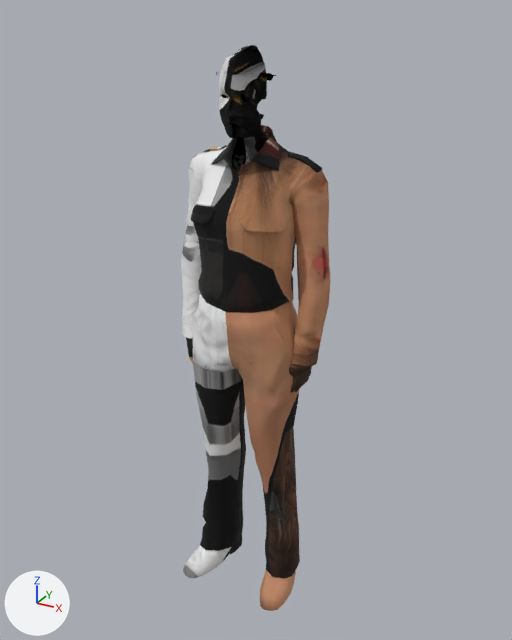
The glTF model public/models/people/pilot-f01.glb as it was, and as the next commit left it.
Before and after are seen from a 50 mm camera at (0.974, -1.735, 0.825) aimed at (0.006, 0.025, -0.055). Lighting does not change. The marker at lower left points along +X, +Y and +Z. The first picture is the older version. Objects named as collision shapes, trigger or cutter boxes, shadow casters or lower levels of detail are left out. Vertices at exactly the same position are counted once.

In view in the first picture: 'lod0'.
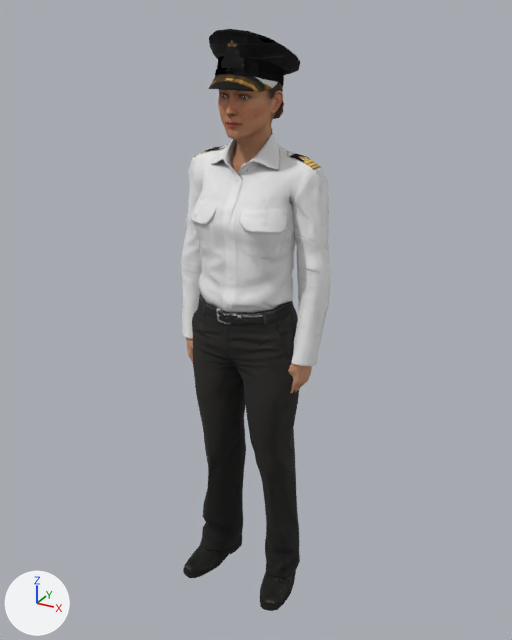
The newer file is also turned or shifted as a whole; pictures and numbers use the older file's frame.

Pixel boxes [x1, y1, x2, y2] of what changed, in the pictures (512 x 640 px):
'lod0', reshaped: before [181, 45, 330, 611]; after [181, 29, 330, 611]
part 1 of me_lod0, built on: before [182, 65, 299, 392]; after [182, 40, 330, 393]
part 2 of me_lod0, reshaped: after [183, 538, 299, 611]
part 3 of me_lod0, added: after [203, 430, 297, 530]
part 4 of me_lod0, surface changed: before [181, 45, 330, 604]; after [181, 29, 330, 604]

The change, as a list of edits to the scene's bpy script:
```text
Change me_lod0:
    used by ob_lod0; location = (0.0, 0.0, 0.0)
    remove me_lod0.from_pydata(...)  # 2527 vertices, 4997 faces; spans x -0.25..0.25, y -0.18..0.16, z -1.0..0.78
    add me_lod0.from_pydata(...)  # 4043 vertices, 8000 faces; spans x -0.25..0.25, y -0.18..0.16, z -1.0..0.78
    me_lod0 part 1: 130 vertices moved within x -0.23..0.2, y -0.11..0.12, z -0.24..0.74; 1424 vertices added at x -0.24..0.23, y -0.13..0.15, z -0.25..0.76
    me_lod0 part 2: 2 vertices moved within x 0.08, y 0.08, z -0.96; 86 vertices added at x -0.19..0.19, y -0.17..0.1, z -1.0..-0.89
    me_lod0 part 3: 6 vertices added at x -0.14..0.14, y -0.08..0.07, z -0.67..-0.47
    me_lod0 part 4: 2545 kept faces spanning x -0.25..0.25, y -0.17..0.16, z -1.0..0.78 get new texture (UV) coordinates
```
